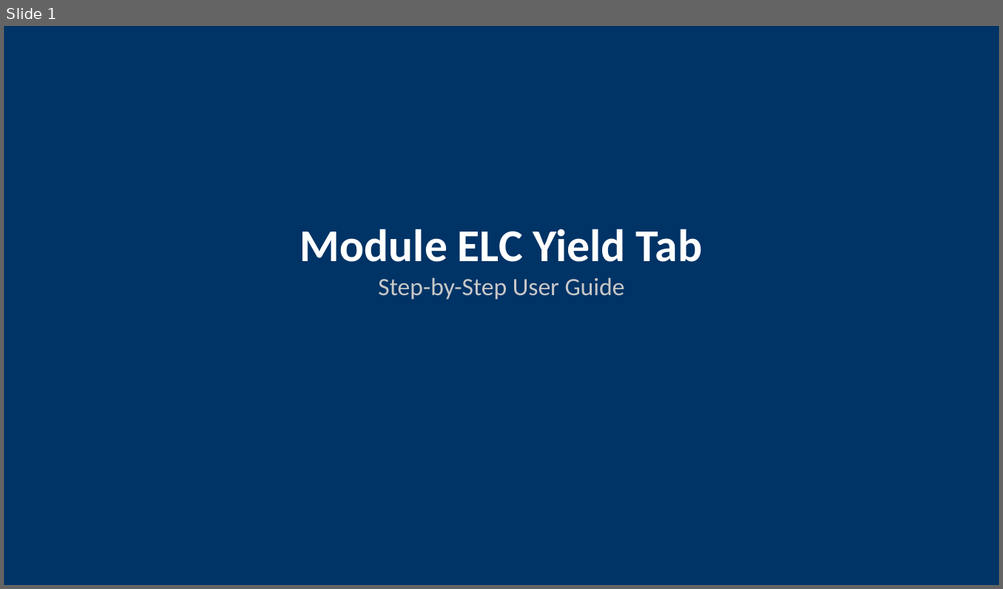
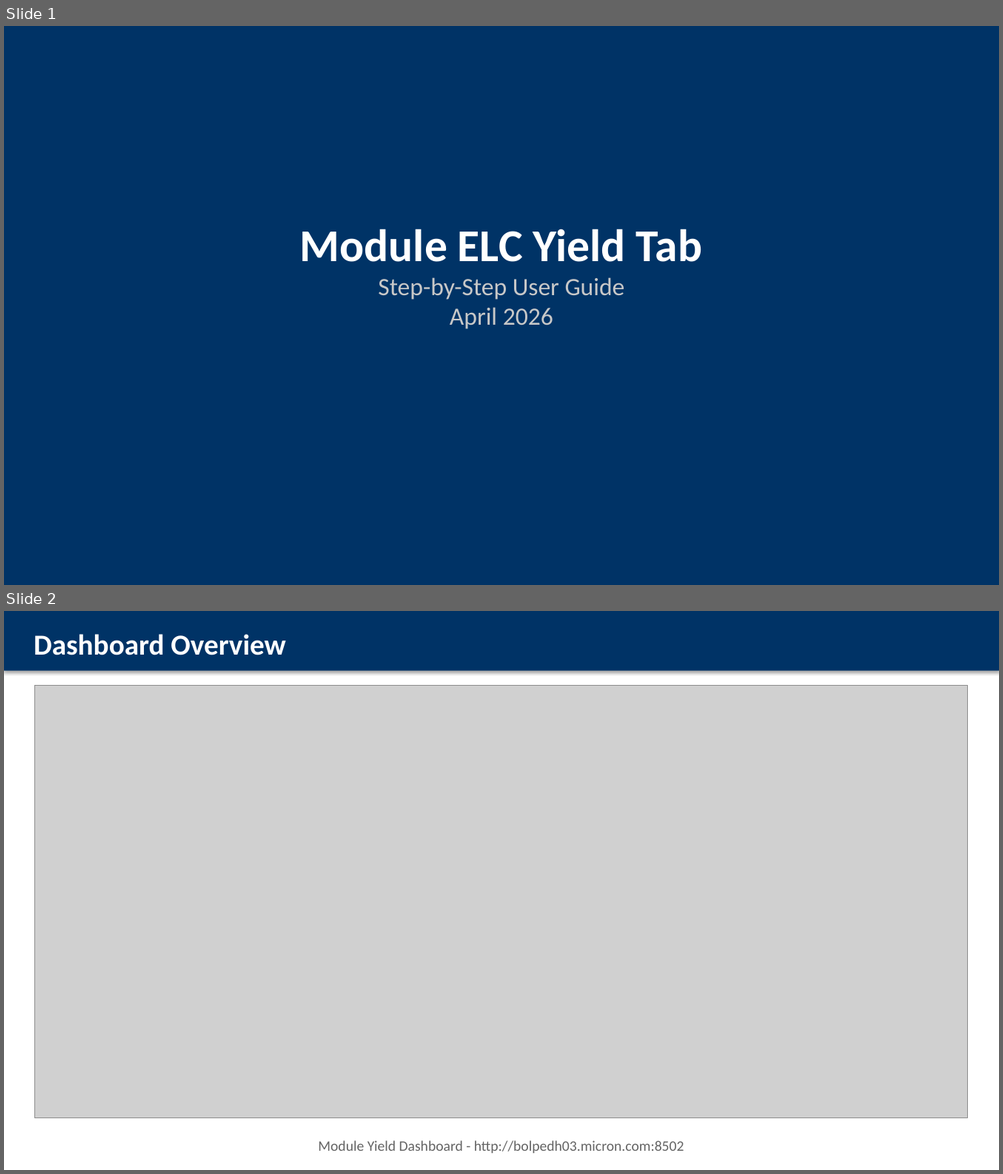
Before and after one commit to ASEGARAN/MODULE_YIELD_DASHBOARD, a slide deck: Module_ELC_Yield_User_Guide.pptx. Shown one above the other, each under a label of ours: slide 1 before the commit, slides 1 and 2 after it. The pictures are 1003x589 and 1003x1174 pixels, drawn with LibreOffice and Linux fonts; fonts in the diff are those of the drawing; grey boxes stand for pictures. Boxes give left, top, right and bottom in pixels: in the first picture for what was removed or moved away, otherwise in the second. Text is boxed around its words. In the diff, an @@ line names an element or a change of style, - is before the commit and + after.

Commit message:
Add actual dashboard screenshot to user guide PPTX
- Embedded screenshot of dashboard homepage on slide 2
- 11 slides with mixed actual screenshot + ASCII mockups
- Screenshots captured via Firefox headless

```diff
--- a/Module_ELC_Yield_User_Guide.pptx
+++ b/Module_ELC_Yield_User_Guide.pptx
@@ slide 2 added at box(4, 611, 999, 1170), background #FFFFFF @@
@@ rectangle added at box(4, 611, 999, 671), fill #003366 @@
@@ text added at box(34, 634, 285, 655), 28 pt, text #FFFFFF, bold @@
+Dashboard Overview
@@ picture added at box(35, 686, 968, 1119) @@
@@ text added at box(318, 1141, 684, 1153), 14 pt, text #646464 @@
+Module Yield Dashboard - http://bolpedh03.micron.com:8502
@@ slide 1 changed as well @@
@@ text at box(378, 278, 625, 329): text changed @@
-Step-by-Step User Guide
+Step-by-Step User Guide
+April 2026
```
Also in this commit, not shown: 9 other slides changed, 2 slides removed, 2 other files.
